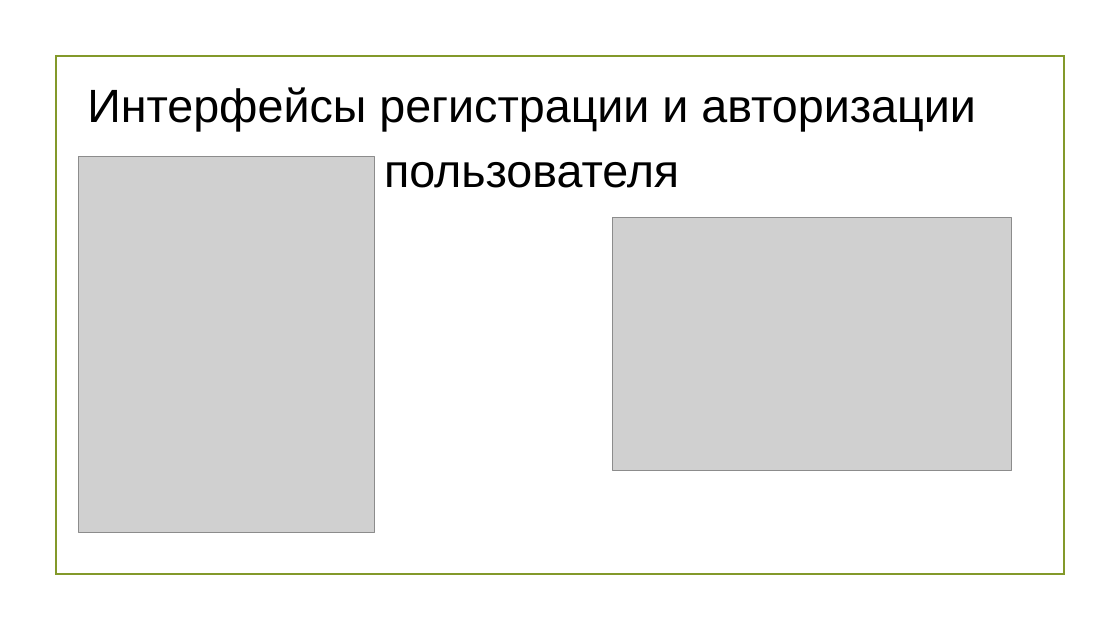
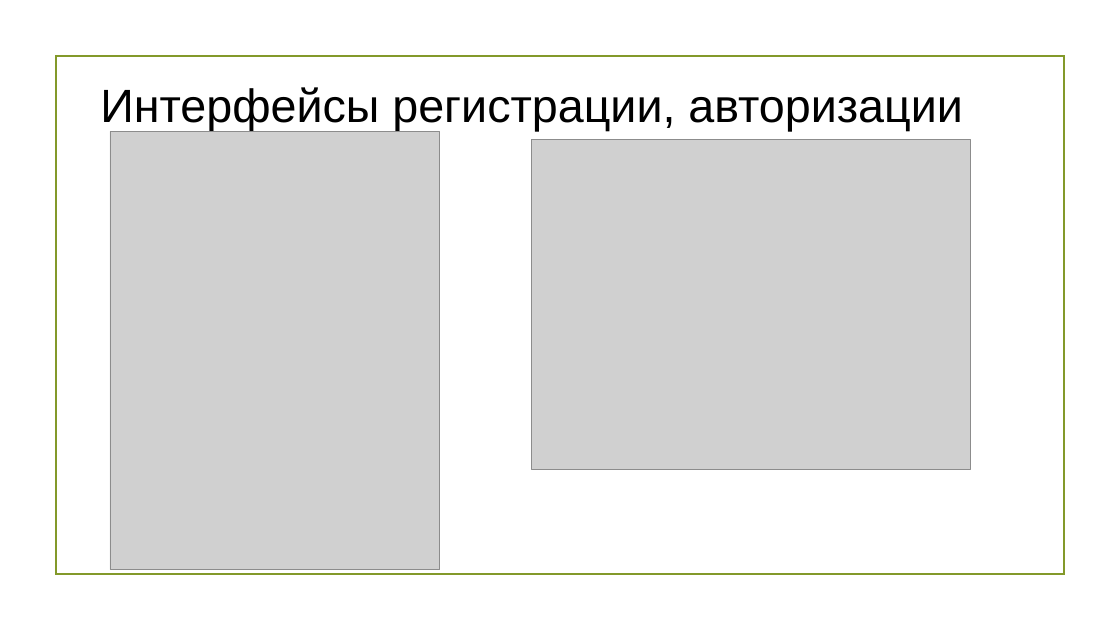
Before and after one commit to SarodipDiraka/eshop, a slide deck: slide 4 of Презентация.pptx. Drawn at 1120x630 pixels with LibreOffice and Linux fonts; fonts in the diff are those of the drawing; grey boxes stand for pictures; background and template pictures are left out. Boxes give left, top, right and bottom in pixels: in the first picture for what was removed or moved away, otherwise in the second. Text is boxed around its words. In the diff, an @@ line names an element or a change of style, - is before the commit and + after.

```diff
--- a/Презентация.pptx
+++ b/Презентация.pptx
@@ text at (100,87,963,131): text changed @@
-Интерфейсы регистрации и авторизации пользователя
+Интерфейсы регистрации, авторизации
@@ picture: place and size @@
-picture at (79,156,375,533)
+picture at (110,131,439,570)
@@ picture: place and size @@
-picture at (613,218,1012,471)
+picture at (532,139,970,470)
```
Also in this commit, not shown: 1 other slide changed, 6 slides added.
